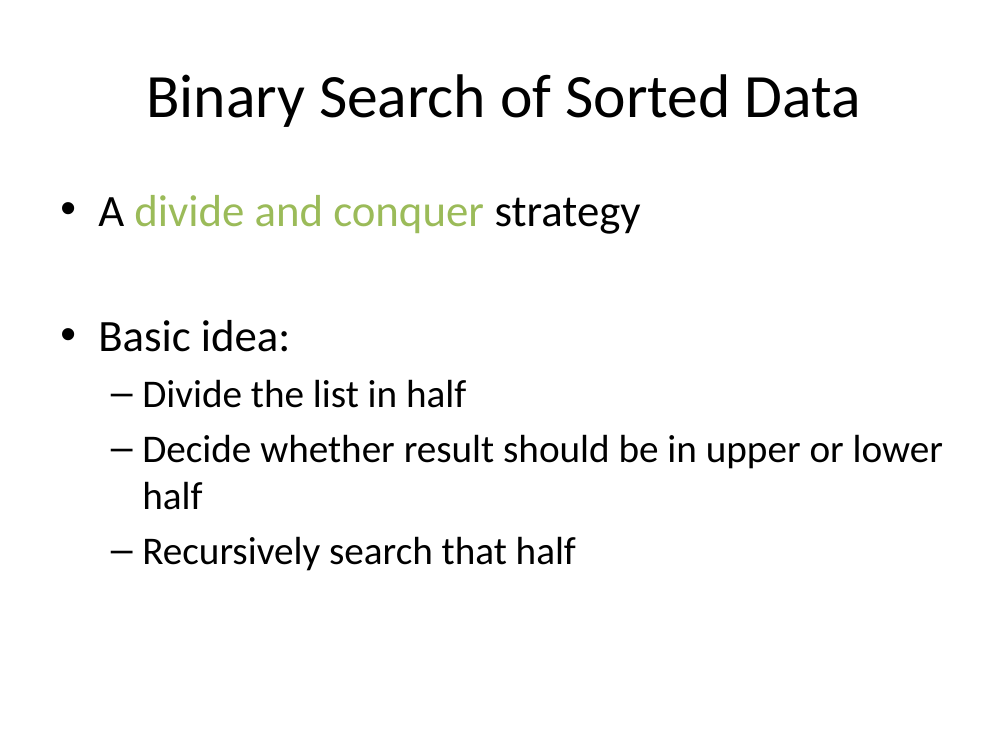
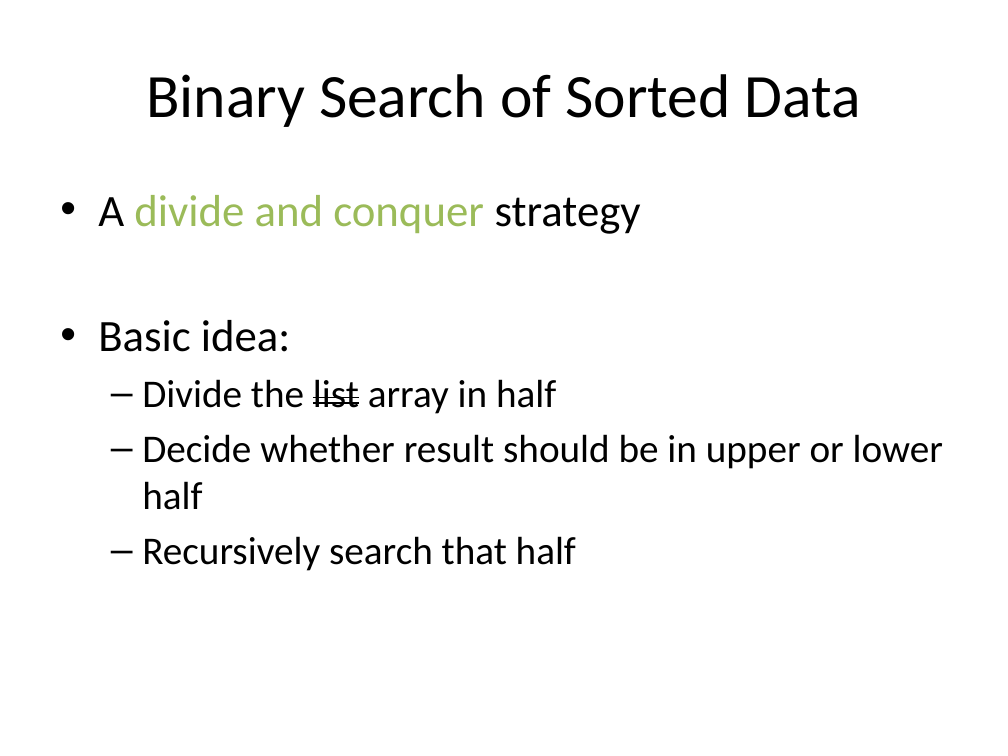
Before and after one commit to RHIT-CSSE/csse220, a slide deck: slide 18 of ClassMaterials/Sorting/Slides/SortingAndSearching.pptx (slide 15 before the commit). Drawn at 1008x756 pixels with LibreOffice and Linux fonts; fonts in the diff are those of the drawing. Boxes give left, top, right and bottom in pixels: in the first picture for what was removed or moved away, otherwise in the second. Text is boxed around its words. In the diff, an @@ line names an element or a change of style, - is before the commit and + after.

```diff
--- a/ClassMaterials/Sorting/Slides/SortingAndSearching.pptx
+++ b/ClassMaterials/Sorting/Slides/SortingAndSearching.pptx
@@ text at [142, 379, 556, 414]: text changed @@
-  – Divide the list in half
+  – Divide the list array in half
```
Also in this commit, not shown: 9 other slides changed, 5 slides added, 2 slides removed.
